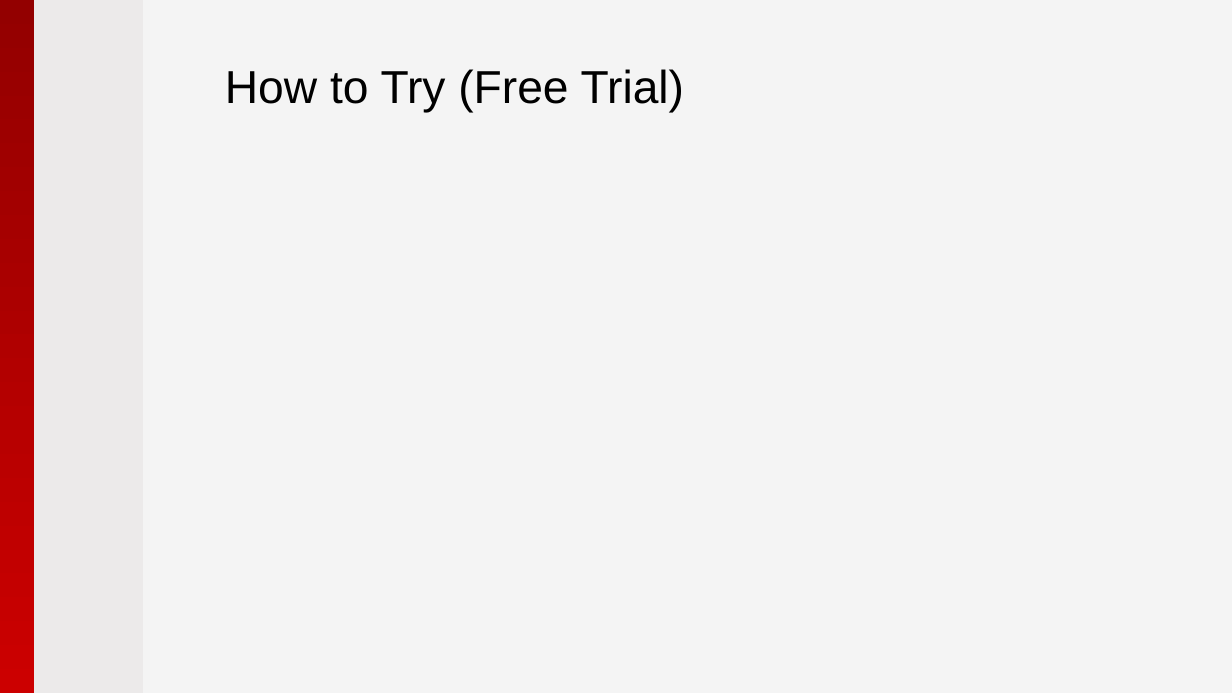
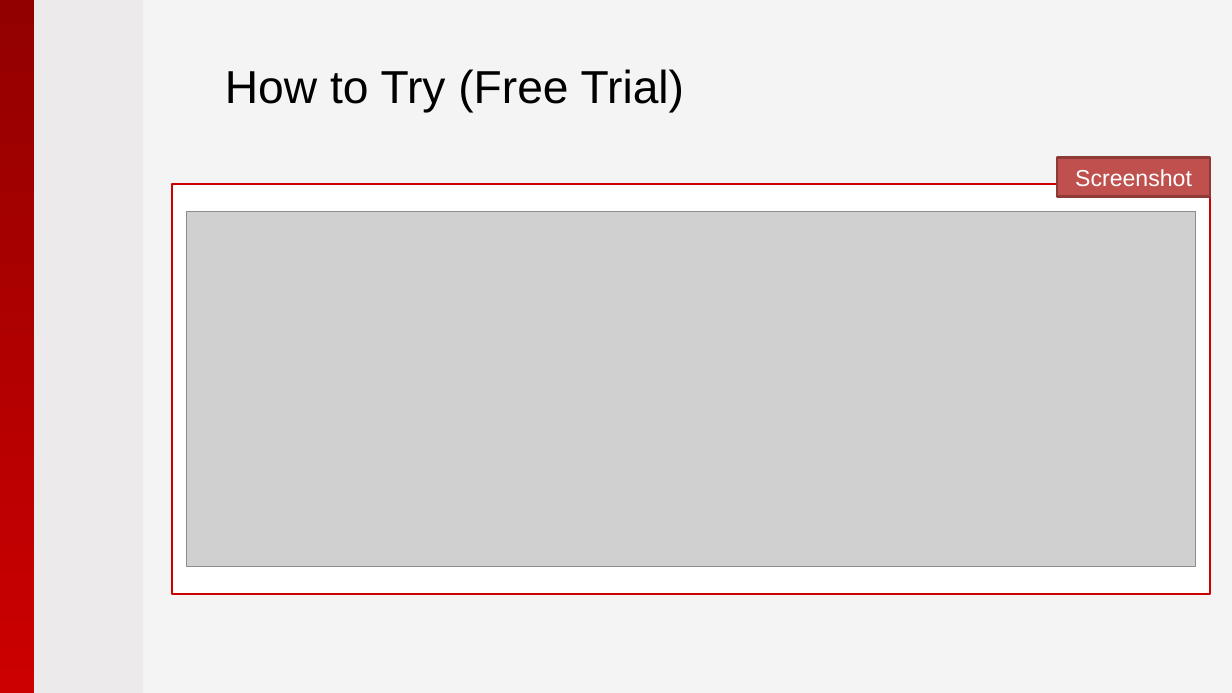
Before and after one commit to pryabov/Hackathon-2015, a slide deck: slide 16 of Presentation/2015 - Microsoft Azure.pptx (slide 15 before the commit). Drawn at 1232x693 pixels with LibreOffice and Linux fonts; fonts in the diff are those of the drawing; grey boxes stand for pictures; background and template pictures are left out. Boxes give left, top, right and bottom in pixels: in the first picture for what was removed or moved away, otherwise in the second. Text is boxed around its words. In the diff, an @@ line names an element or a change of style, - is before the commit and + after.

```diff
--- a/Presentation/2015 - Microsoft Azure.pptx
+++ b/Presentation/2015 - Microsoft Azure.pptx
@@ rectangle added at bbox=[1057, 157, 1210, 197], fill #C0504D, outline #8E3B39 2 pt, 18 pt, text #FFFFFF @@
+Screenshot
@@ rectangle added at bbox=[172, 184, 1210, 593], fill #FFFFFF, outline #CC0000 2 pt @@
@@ picture added at bbox=[187, 212, 1196, 567] @@
```
Also in this commit, not shown: 10 other slides changed, 3 slides added, 9 other files.
